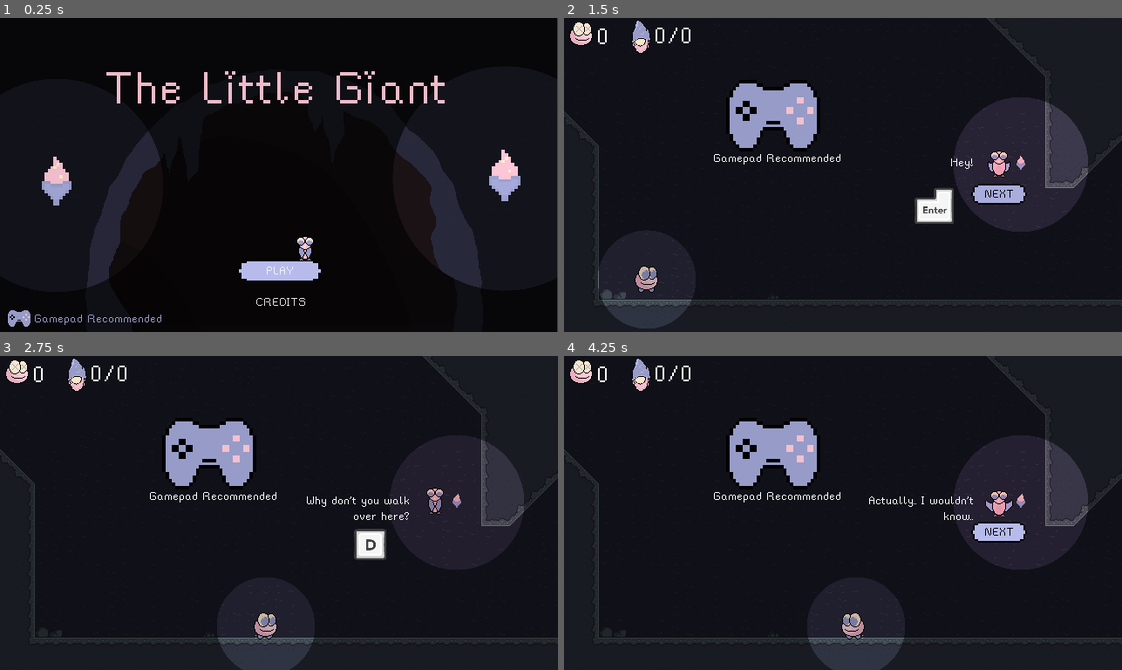
Above: before the commit, frames 1-4 (two rows, left to right).
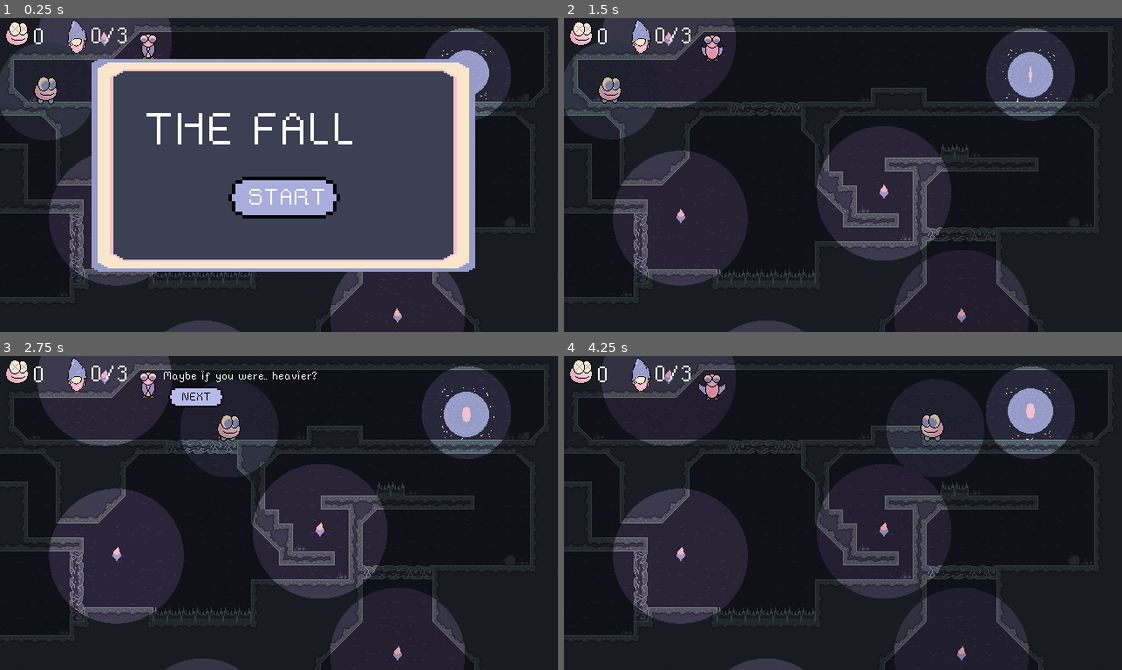
Above: after the commit, the same moments.

Repository: billbobphil/game-off-2023
Game: Godot game, scene res://root/root.tscn
Two runs of this game, one before a commit and one after it. Both use one fixed random seed, a clock stepped at 60 frames per second and the inputs below.
Inputs (mouse positions are in pixels of both pictures, inside the frame that each line leads up to):
- Up to frame 1 (0.25 s): no input
- Up to frame 2 (1.5 s): click (843, 272) at 0.5 s, where only the run before the commit has a clickable "PLAY"; click "START" at 1.25 s
- Up to frame 3 (2.75 s): tap Enter (acknowledge_dialog) at 2, 2.1 s; move the mouse to (401, 497) at 2.02 s; hold D (move_right) from 2.03 s (still down); click (401, 497) at 2.17 s; tap Space (jump) at 2.27 s
- Up to frame 4 (4.25 s): move the mouse to (731, 528) at 2.77 s; tap Ctrl (dash) at 2.85 s; tap Space (jump) at 3.02 s; move the mouse to (898, 443) at 3.52 s; release D (move_right) at 3.53 s; hold A (move_left) from 3.53 s (still down); tap Enter (acknowledge_dialog) at 3.6 s

The runs differ from the first frame. In frame 1, 70% of the frame differs, in the area x 0-100%, y 0-100%; in frame 2, 37%; in frame 3, 34%; in frame 4, 30%.

Commit message:
Added a end-game stats totaller so you can see final screen details

Diff:
--- /dev/null
+++ b/gameEnd/GameEnd.gd
@@ -0,0 +1,45 @@
+extends Node2D
+
+@onready var challengeButton : Button = get_node("CanvasLayer/ChallengeButton");
+@onready var deathText : Label = get_node("CanvasLayer/Deaths/Label");
+@onready var hoursText : Label = get_node("CanvasLayer/Timer/Hours");
+@onready var minutesText : Label = get_node("CanvasLayer/Timer/Minutes");
+@onready var secondsText : Label = get_node("CanvasLayer/Timer/Seconds");
+@onready var millisecondsText : Label = get_node("CanvasLayer/Timer/Milliseconds");
+@onready var collectedLabel : Label = get_node("CanvasLayer/Secrets/CollectedLabel");
+@onready var totalLabel : Label = get_node("CanvasLayer/Secrets/TotalLabel");
+var wasButtonSelected = false;
+
+func _ready():
+	challengeButton.grab_focus();
+	deathText.text = str(StatsTotals.totalDeaths);
+
+	collectedLabel.text = "%02d" % StatsTotals.totalCollectiblesFound;
+	totalLabel.text = "%02d" % StatsTotals.totalCollectiblesAvailable;
+
+	# collectedLabel.text = str(StatsTotals.totalCollectiblesFound);
+	# totalLabel.text = str(StatsTotals.totalCollectiblesAvailable);
+
+	var hours = int(StatsTotals.totalTime / 3600)
+	var minutes = int(StatsTotals.totalTime / 60) % 60
+	var seconds = int(StatsTotals.totalTime) % 60
+	var milliseconds = int((StatsTotals.totalTime - int(StatsTotals.totalTime)) * 1000)
+
+	hoursText.text = "%02d" % [hours];
+	minutesText.text = "%02d" % [minutes];
+	secondsText.text = "%02d" % [seconds];
+	millisecondsText.text = "%03d" % [milliseconds];
+
+func _on_button_focused():
+	if(!wasButtonSelected):
+		SoundManager.playButtonFocus();
+
+func _on_challenge_pressed():
+	wasButtonSelected = true;
+	SoundManager.playInteractSuccessful();
+	get_tree().call_group("LevelMounter", "nextLevel");
+
+func _on_quit_pressed():
+	wasButtonSelected = true;
+	SoundManager.playInteractSuccessful();
+	get_tree().quit();
--- a/gameEnd/game_end.tscn
+++ b/gameEnd/game_end.tscn
@@ -1,8 +1,25 @@
-[gd_scene load_steps=2 format=3 uid="uid://b6hahw06rx4ll"]
-
+[gd_scene load_steps=13 format=3 uid="uid://b6hahw06rx4ll"]
+
+[ext_resource type="Script" path="res://gameEnd/GameEnd.gd" id="1_88ycx"]
 [ext_resource type="Theme" uid="uid://lmesfrfslv4p" path="res://fonts/rainy-hearts-font-theme.tres" id="1_a5nna"]
+[ext_resource type="Texture2D" uid="uid://x4m51g0cvkb8" path="res://levelEnd/clock-icon-32x32.png" id="2_8ofiw"]
+[ext_resource type="Texture2D" uid="uid://hko51bie4a6j" path="res://hud/player-death-icon-32x32.png" id="3_0mhpy"]
+[ext_resource type="Texture2D" uid="uid://c5jwvuq1k0flk" path="res://collectibles/collecitble-icon.png" id="4_mny0l"]
+[ext_resource type="StyleBox" uid="uid://bgxp5mgg8aux6" path="res://menu/button-texture-default.tres" id="5_t8sh5"]
+[ext_resource type="StyleBox" uid="uid://dc84olfnlb6ny" path="res://menu/button-texture-hovered.tres" id="6_623hw"]
+
+[sub_resource type="StyleBoxEmpty" id="StyleBoxEmpty_5m00v"]
+
+[sub_resource type="StyleBoxEmpty" id="StyleBoxEmpty_yw2an"]
+
+[sub_resource type="StyleBoxEmpty" id="StyleBoxEmpty_4qt16"]
+
+[sub_resource type="StyleBoxEmpty" id="StyleBoxEmpty_lgnvp"]
+
+[sub_resource type="StyleBoxEmpty" id="StyleBoxEmpty_oy51k"]
 
 [node name="game_end" type="Node2D"]
+script = ExtResource("1_88ycx")
 
 [node name="Collectibles" type="Node2D" parent="."]
 
@@ -15,9 +32,176 @@
 
 [node name="Label" type="Label" parent="CanvasLayer"]
 offset_left = 205.0
-offset_top = 157.0
+offset_top = 43.0
 offset_right = 453.0
-offset_bottom = 190.0
+offset_bottom = 76.0
 theme = ExtResource("1_a5nna")
 theme_override_font_sizes/font_size = 32
 text = "Thanks for playing!"
+
+[node name="Timer" type="Node2D" parent="CanvasLayer"]
+position = Vector2(260.688, 129.375)
+
+[node name="Sprite2D" type="Sprite2D" parent="CanvasLayer/Timer"]
+texture = ExtResource("2_8ofiw")
+
+[node name="Hours" type="Label" parent="CanvasLayer/Timer"]
+offset_left = 18.312
+offset_top = -14.375
+offset_right = 58.312
+offset_bottom = 18.625
+theme = ExtResource("1_a5nna")
+theme_override_font_sizes/font_size = 32
+text = "00
+"
+
+[node name="Hours-Minuts-Colon" type="Label" parent="CanvasLayer/Timer"]
+offset_left = 47.312
+offset_top = -16.375
+offset_right = 87.312
+offset_bottom = 16.625
+theme = ExtResource("1_a5nna")
+theme_override_font_sizes/font_size = 32
+text = ":
+"
+
+[node name="Minutes" type="Label" parent="CanvasLayer/Timer"]
+offset_left = 51.0
+offset_top = -14.0
+offset_right = 91.0
+offset_bottom = 19.0
+theme = ExtResource("1_a5nna")
+theme_override_font_sizes/font_size = 32
+text = "00
+"
+
+[node name="Minutes-Seconds-Colon" type="Label" parent="CanvasLayer/Timer"]
+offset_left = 81.0
+offset_top = -16.0
+offset_right = 121.0
+offset_bottom = 17.0
+theme = ExtResource("1_a5nna")
+theme_override_font_sizes/font_size = 32
+text = ":
+"
+
+[node name="Seconds" type="Label" parent="CanvasLayer/Timer"]
+offset_left = 86.0
+offset_top = -14.0
+offset_right = 126.0
+offset_bottom = 19.0
+theme = ExtResource("1_a5nna")
+theme_override_font_sizes/font_size = 32
+text = "00
+"
+
+[node name="Seconds-Milliseconds-Colon" type="Label" parent="CanvasLayer/Timer"]
+offset_left = 115.0
+offset_top = -16.0
+offset_right = 155.0
+offset_bottom = 17.0
+theme = ExtResource("1_a5nna")
+theme_override_font_sizes/font_size = 32
+text = ":
+"
+
+[node name="Milliseconds" type="Label" parent="CanvasLayer/Timer"]
+offset_left = 121.0
+offset_top = -14.0
+offset_right = 167.0
+offset_bottom = 19.0
+theme = ExtResource("1_a5nna")
+theme_override_font_sizes/font_size = 32
+text = "000"
+
+[node name="Deaths" type="Node2D" parent="CanvasLayer"]
+position = Vector2(261, 176)
+
+[node name="Sprite2D" type="Sprite2D" parent="CanvasLayer/Deaths"]
+position = Vector2(0, -1)
+texture = ExtResource("3_0mhpy")
+
+[node name="Label" type="Label" parent="CanvasLayer/Deaths"]
+offset_left = 18.0
+offset_top = -16.0
+offset_right = 58.0
+offset_bottom = 17.0
+theme = ExtResource("1_a5nna")
+theme_override_font_sizes/font_size = 32
+text = "0"
+
+[node name="Secrets" type="Node2D" parent="CanvasLayer"]
+position = Vector2(264, 220)
+
+[node name="Sprite2D" type="Sprite2D" parent="CanvasLayer/Secrets"]
+position = Vector2(-2, 0)
+scale = Vector2(0.8, 0.8)
+texture = ExtResource("4_mny0l")
+
+[node name="CollectedLabel" type="Label" parent="CanvasLayer/Secrets"]
+offset_left = 15.0
+offset_top = -12.0
+offset_right = 43.0
+offset_bottom = 21.0
+theme = ExtResource("1_a5nna")
+theme_override_font_sizes/font_size = 32
+text = "00"
+horizontal_alignment = 2
+
+[node name="Slash" type="Label" parent="CanvasLayer/Secrets"]
+offset_left = 44.0
+offset_top = -12.0
+offset_right = 84.0
+offset_bottom = 21.0
+theme = ExtResource("1_a5nna")
+theme_override_font_sizes/font_size = 32
+text = "/"
+
+[node name="TotalLabel" type="Label" parent="CanvasLayer/Secrets"]
+offset_left = 56.0
+offset_top = -12.0
+offset_right = 96.0
+offset_bottom = 21.0
+theme = ExtResource("1_a5nna")
+theme_override_font_sizes/font_size = 32
+text = "00"
+
+[node name="ChallengeButton" type="Button" parent="CanvasLayer"]
+offset_left = 250.0
+offset_top = 267.0
+offset_right = 412.0
+offset_bottom = 303.0
+focus_neighbor_bottom = NodePath("../QuitButton")
+focus_next = NodePath("../QuitButton")
+focus_previous = NodePath("../QuitButton")
+theme = ExtResource("1_a5nna")
+theme_override_font_sizes/font_size = 16
+theme_override_styles/normal = ExtResource("5_t8sh5")
+theme_override_styles/hover = ExtResource("6_623hw")
+theme_override_styles/pressed = ExtResource("5_t8sh5")
+theme_override_styles/focus = ExtResource("6_623hw")
+text = "CHALLENGE MODE"
+
+[node name="QuitButton" type="Button" parent="CanvasLayer"]
+offset_left = 283.0
+offset_top = 310.0
+offset_right = 378.0
+offset_bottom = 341.0
+focus_neighbor_top = NodePath("../ChallengeButton")
+focus_next = NodePath("../ChallengeButton")
+focus_previous = NodePath("../ChallengeButton")
+theme = ExtResource("1_a5nna")
+theme_override_colors/font_hover_color = Color(0.589844, 0.605469, 0.777344, 1)
+theme_override_colors/font_focus_color = Color(0.589844, 0.605469, 0.777344, 1)
+theme_override_font_sizes/font_size = 16
+theme_override_styles/normal = SubResource("StyleBoxEmpty_5m00v")
+theme_override_styles/hover = SubResource("StyleBoxEmpty_yw2an")
+theme_override_styles/pressed = SubResource("StyleBoxEmpty_4qt16")
+theme_override_styles/disabled = SubResource("StyleBoxEmpty_lgnvp")
+theme_override_styles/focus = SubResource("StyleBoxEmpty_oy51k")
+text = "QUIT"
+
+[connection signal="focus_exited" from="CanvasLayer/ChallengeButton" to="." method="_on_button_focused"]
+[connection signal="pressed" from="CanvasLayer/ChallengeButton" to="." method="_on_challenge_pressed"]
+[connection signal="focus_exited" from="CanvasLayer/QuitButton" to="." method="_on_button_focused"]
+[connection signal="pressed" from="CanvasLayer/QuitButton" to="." method="_on_quit_pressed"]
--- a/levelEnd/LevelSummaryScreen.gd
+++ b/levelEnd/LevelSummaryScreen.gd
@@ -28,6 +28,11 @@
 	showLevelEndScreen();
 
 func showLevelEndScreen():
+	StatsTotals.totalDeaths += statsTracker.deathCounter;
+	StatsTotals.totalCollectiblesFound += statsTracker.collectiblesFound;
+	StatsTotals.totalCollectiblesAvailable += statsTracker.collectiblesAvailable;
+	StatsTotals.totalTime += statsTracker.elapsedTime;
+
 	self.visible = true;
 	deathText.text = str(statsTracker.deathCounter);
 
--- a/project.godot
+++ b/project.godot
@@ -20,6 +20,7 @@
 SoundManager="*res://soundManagement/SoundManager.gd"
 GamepadDetection="*res://genericUi/GamepadDetection.gd"
 AbilityFlags="*res://abilityUnlocks/AbilityFlags.gd"
+StatsTotals="*res://stats/StatsTotals.gd"
 
 [display]
 
--- a/root/root.tscn
+++ b/root/root.tscn
@@ -29,6 +29,7 @@
 position = Vector2(-1, 0)
 script = ExtResource("6_ovqv7")
 levelPaths = Array[PackedScene]([ExtResource("2_hos4s"), ExtResource("3_ob0di"), ExtResource("2_rl4h1"), ExtResource("3_2nj7d"), ExtResource("4_yfh48"), ExtResource("7_eb1s0")])
+currentLevelIndex = 4
 specialLevelIndexes = Array[int]([0, 1, 5])
 
 [node name="HUD" type="CanvasLayer" parent="." groups=["HUD"]]
--- /dev/null
+++ b/stats/StatsTotals.gd
@@ -0,0 +1,6 @@
+extends Node
+
+var totalDeaths : int;
+var totalTime : float;
+var totalCollectiblesFound : int;
+var totalCollectiblesAvailable : int;
